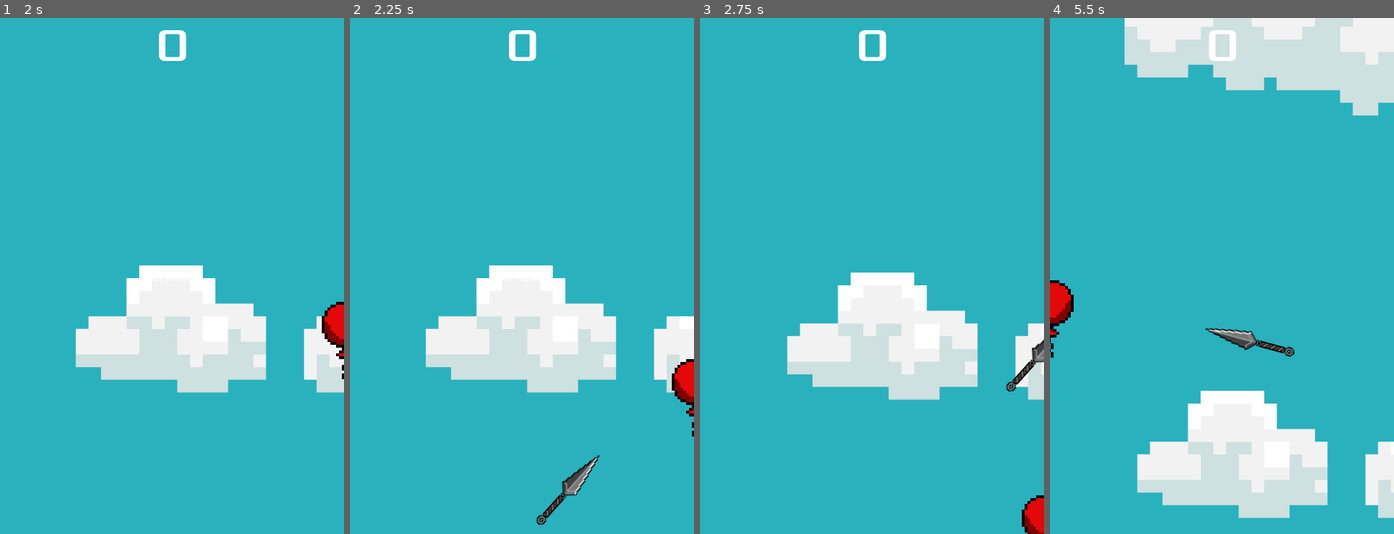
Above: before the commit, frames 1-4 (left to right).
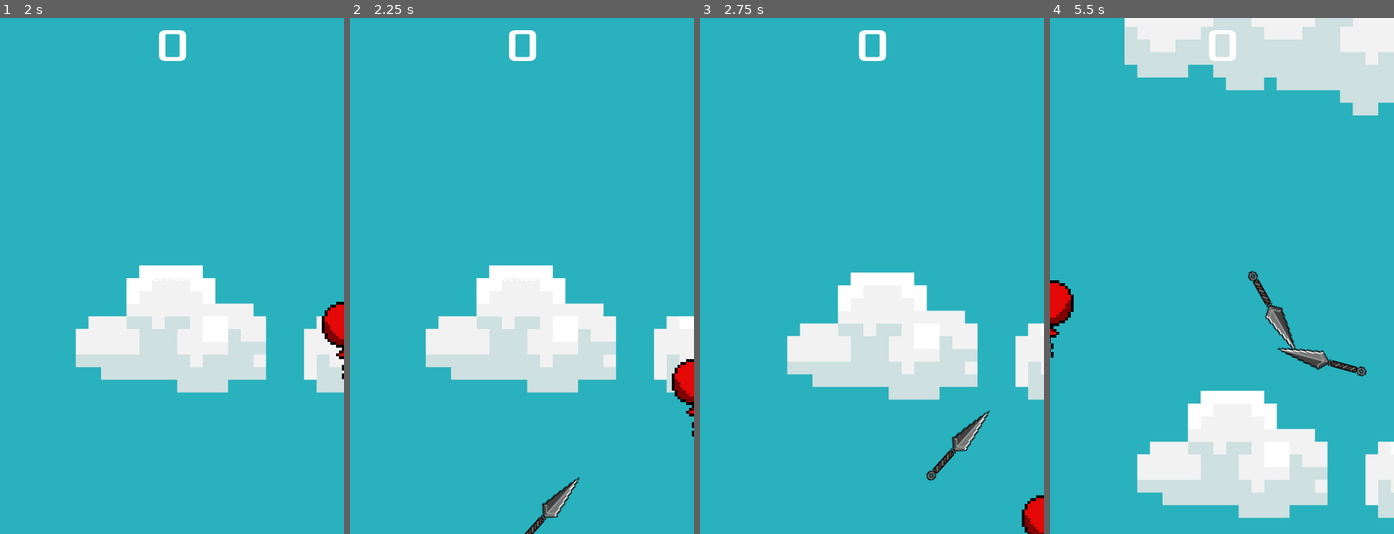
Above: after the commit, the same moments.

Repository: Turik556/First2D
Game: Godot game, scene res://Scenes/main.tscn
Two runs of this game, one before a commit and one after it. Both use one fixed random seed, a clock stepped at 60 frames per second and the inputs below.
Inputs:
- Up to frame 1 (2 s): click "Start" at 0.5 s; tap Enter at 1.25 s; hold D (move_right) from 1.28 s (still down)
- Up to frame 2 (2.25 s): release D (move_right) at 2.03 s; hold S (move_down) from 2.03 s (still down)
- Up to frame 3 (2.75 s): keep holding S (move_down)
- Up to frame 4 (5.5 s): release S (move_down) at 2.78 s; hold D (move_right) 2.78-3.53 s; hold W (move_up) 3.53-4.28 s; hold A (move_left) from 4.28 s (still down)

Frame 1 is identical in both runs. In frame 2, 0.7% of the frame differs, in the area x 50-73%, y 84-100%; in frame 3, 0.8%; in frame 4, 1.4%, in the area x 45-93%, y 49-70%.

Commit message:
add logic for kunai in froze

Diff:
--- a/Scenes/Enemies/kunai_.tscn
+++ b/Scenes/Enemies/kunai_.tscn
@@ -10,6 +10,7 @@
 
 [node name="kunai" instance=ExtResource("1_5g4x5")]
 script = ExtResource("2_vr7w6")
+speed = 250.0
 
 [node name="Sprite2D" parent="." index="0"]
 process_mode = 4
--- a/Scenes/Handlers/item_spawner.tscn
+++ b/Scenes/Handlers/item_spawner.tscn
@@ -1,9 +1,8 @@
 [gd_scene load_steps=3 format=3 uid="uid://b2thwqcug124p"]
 
 [ext_resource type="Script" path="res://scripts/item_spawner.gd" id="1_j3mru"]
-[ext_resource type="PackedScene" uid="uid://ck7xvwlf8xbcu" path="res://Scenes/Items/FrozeItem.tscn" id="2_rw425"]
+[ext_resource type="PackedScene" uid="uid://pvr776ugj5v" path="res://Scenes/Items/enemy_speed_up_item.tscn" id="2_aktuk"]
 
 [node name="Item_spawner" type="Node"]
 script = ExtResource("1_j3mru")
-Items = Array[PackedScene]([ExtResource("2_rw425")])
-toggle_random = true
+Items = Array[PackedScene]([ExtResource("2_aktuk")])
--- a/scripts/kunai.gd
+++ b/scripts/kunai.gd
@@ -2,18 +2,15 @@
 extends enemy
 
 var player
-var speed:float = 500
 var pos
+var _velocity:Vector2
 # Called when the node enters the scene tree for the first time.
 func _ready() -> void:
 	initialize()
-	look_at(pos)
-	rotation += PI
-	pass # Replace with function body.
+	pass # Replace with function body
 
 # Called every frame. 'delta' is the elapsed time since the previous frame.
 func _physics_process(delta: float) -> void:
-
 	move_and_collide(velocity * delta)
 	pass
 
@@ -28,7 +25,19 @@
 	Global.s_speed_up_ends.connect(on_item_effect_ends)
 	spawn_pos = handler.get_spawn_location()
 	position = spawn_pos.position
-	print(position)
 	pos = player.get_pos()
 	velocity = (pos-position).normalized() * speed
+	look_at(pos)
+	rotation += PI
 	pass
+
+func on_froze_start():
+	print("check")
+	_velocity = velocity
+	velocity = Vector2.ZERO
+	modulate = Color("#0005ff")
+	pass
+func on_item_effect_ends():
+	velocity = _velocity
+	modulate = Color("#ffffff")
+	pass
--- a/scripts/mob.gd
+++ b/scripts/mob.gd
@@ -4,6 +4,7 @@
 @export var mob_scene:PackedScene
 @onready var handler = get_parent()
 signal died(value)
+@export var speed:float
 @export var velocity:Vector2
 var acceleration:float = 2
 var direction:float
